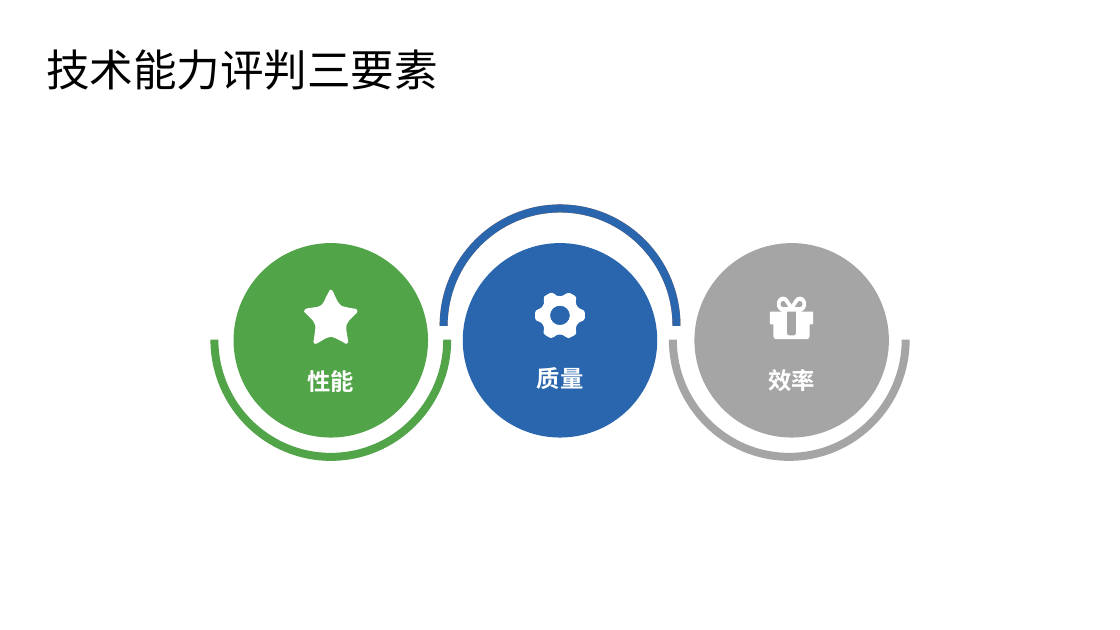
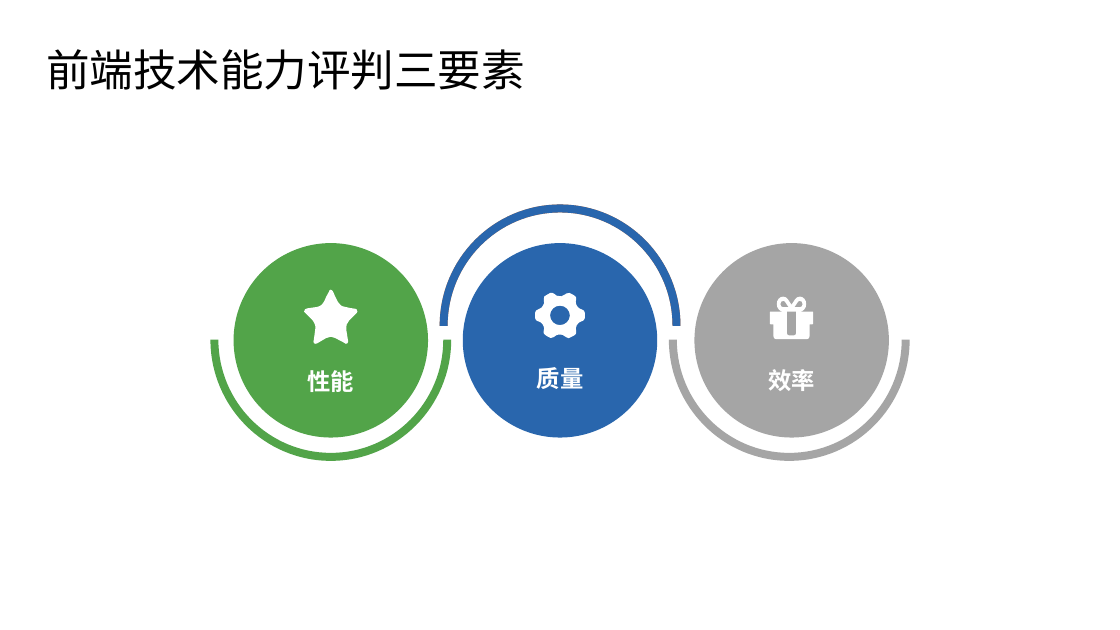
Before and after one commit to cpselvis/sharing, a slide deck: slide 24 of ppt/腾讯课堂Next公开课2019-3-7/《学习前端如何打造核心竞争力》 .pptx (slide 21 before the commit). Drawn at 1120x630 pixels with LibreOffice and Linux fonts; fonts in the diff are those of the drawing; background and template pictures are left out. Boxes give left, top, right and bottom in pixels: in the first picture for what was removed or moved away, otherwise in the second. Text is boxed around its words. In the diff, an @@ line names an element or a change of style, - is before the commit and + after.

```diff
--- a/ppt/腾讯课堂Next公开课2019-3-7/《学习前端如何打造核心竞争力》 .pptx
+++ b/ppt/腾讯课堂Next公开课2019-3-7/《学习前端如何打造核心竞争力》 .pptx
@@ text at bbox=[46, 49, 524, 90]: text changed @@
-技术能力评判三要素
+前端技术能力评判三要素
```
Also in this commit, not shown: 1 other slide changed, 10 slides added, 1 slide removed, 1 other file.
